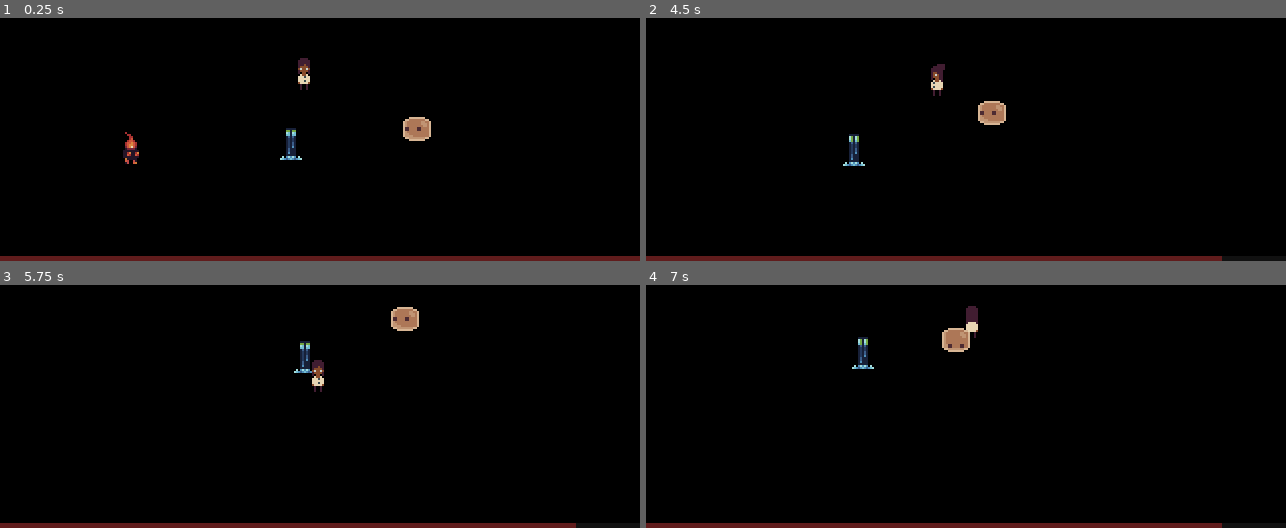
Above: before the commit, frames 1-4 (two rows, left to right).
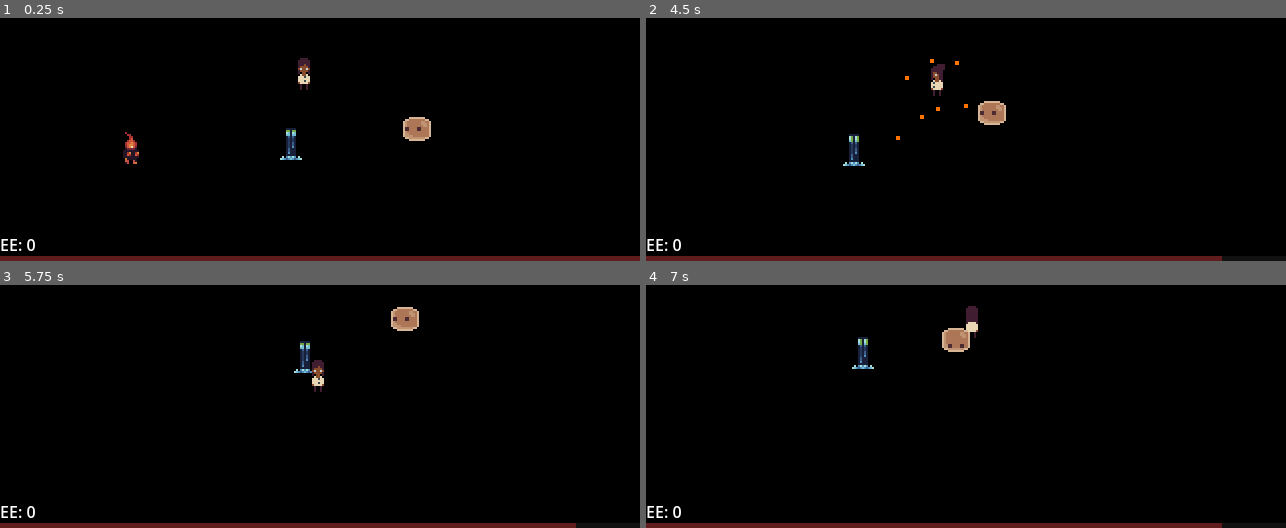
Above: after the commit, the same moments.

Repository: Ieida/godot-tooling-jam-n3
Game: Godot game, scene res://levels/prototype/prototype.tscn
The game is run twice, just before and just after one commit, with the same random seed, the same clock (stepped at 60 frames per second) and the same inputs.
Inputs:
- Up to frame 1 (0.25 s): no input
- Up to frame 2 (4.5 s): hold D (move_right) 0.53-1.28 s; hold S (move_down) 1.28-2.03 s; hold D (move_right) 2.03-2.78 s; hold W (move_up) 2.78-3.53 s; hold A (move_left) from 3.53 s (still down)
- Up to frame 3 (5.75 s): release A (move_left) at 5.03 s; hold S (move_down) from 5.03 s (still down)
- Up to frame 4 (7 s): release S (move_down) at 5.78 s; hold D (move_right) 5.78-6.53 s; hold W (move_up) from 6.53 s (still down)

The runs differ from the first frame. In frame 1, 0.1% of the frame differs, in the area x 0-6%, y 90-96%; in frame 2, 0.2%, in the area x 0-51%, y 16-96%; in frame 3, 0.1%; in frame 4, 0.1%.

Commit message:
added essence

Diff:
--- a/elements/element.gd
+++ b/elements/element.gd
@@ -1 +1,5 @@
 class_name Element extends Resource
+
+
+func name() -> StringName:
+	return get_script().get_global_name()
--- a/elements/fire.tres
+++ /dev/null
@@ -1,6 +0,0 @@
-[gd_resource type="Resource" load_steps=2 format=3 uid="uid://d05o18hgx0p7w"]
-
-[ext_resource type="Script" path="res://elements/fire.gd" id="1_o4xsn"]
-
-[resource]
-script = ExtResource("1_o4xsn")
--- /dev/null
+++ b/nodes/elemental_essence/elemental_essence.gd
@@ -0,0 +1,12 @@
+class_name ElementalEssence extends Area2D
+
+
+@export var element: Element
+var velocity: Vector2
+var damping: float
+
+
+func _physics_process(delta):
+	var d = (velocity * damping * delta).limit_length(velocity.length())
+	velocity -= d
+	global_position += velocity * delta
--- /dev/null
+++ b/nodes/elemental_essence/elemental_essence.tscn
@@ -0,0 +1,21 @@
+[gd_scene load_steps=5 format=3 uid="uid://bitr8q1nfyxys"]
+
+[ext_resource type="Script" path="res://nodes/elemental_essence/elemental_essence.gd" id="1_gkjgv"]
+[ext_resource type="Script" path="res://elements/fire.gd" id="2_il8r5"]
+
+[sub_resource type="Resource" id="Resource_1ovfk"]
+script = ExtResource("2_il8r5")
+
+[sub_resource type="CircleShape2D" id="CircleShape2D_bj06v"]
+radius = 1.0
+
+[node name="ElementalEssence" type="Area2D"]
+z_index = -2
+collision_layer = 8
+collision_mask = 0
+monitoring = false
+script = ExtResource("1_gkjgv")
+element = SubResource("Resource_1ovfk")
+
+[node name="CollisionShape2D" type="CollisionShape2D" parent="."]
+shape = SubResource("CircleShape2D_bj06v")
--- /dev/null
+++ b/nodes/elemental_essence/fire/fire.gd
@@ -0,0 +1 @@
+class_name ElementalEssenceFire extends ElementalEssence
--- /dev/null
+++ b/nodes/elemental_essence/fire/fire.tscn
@@ -0,0 +1,14 @@
+[gd_scene load_steps=4 format=3 uid="uid://cgaa40g5drxj0"]
+
+[ext_resource type="PackedScene" uid="uid://bitr8q1nfyxys" path="res://nodes/elemental_essence/elemental_essence.tscn" id="1_r4uud"]
+[ext_resource type="Script" path="res://nodes/elemental_essence/fire/fire.gd" id="2_e876r"]
+
+[sub_resource type="QuadMesh" id="QuadMesh_nw3xi"]
+size = Vector2(2, 2)
+
+[node name="Fire" instance=ExtResource("1_r4uud")]
+script = ExtResource("2_e876r")
+
+[node name="Model" type="MeshInstance2D" parent="." index="1"]
+modulate = Color(1, 0.45, 0, 1)
+mesh = SubResource("QuadMesh_nw3xi")
--- /dev/null
+++ b/nodes/elemental_essence_attractor/elemental_essence_attractor.gd
@@ -0,0 +1,32 @@
+class_name ElementalEssenceAttractor extends Area2D
+
+
+signal collected
+
+
+@export var force: float = 64.0
+var all_essence: Dictionary
+
+
+func _physics_process(delta):
+	for a in get_overlapping_areas():
+		if a is ElementalEssence:
+			attract(a, delta)
+
+
+func attract(essence: ElementalEssence, delta: float):
+	var d = essence.global_position.direction_to(global_position)
+	var v = (d + d.orthogonal()) * force * delta
+	essence.global_position += v
+
+	if global_position.distance_to(essence.global_position) <= 4.0:
+		collect(essence)
+
+
+func collect(essence: ElementalEssence):
+	var n = essence.element.name()
+	if not all_essence.has(n):
+		all_essence[n] = 0
+	all_essence[n] += 1
+	essence.queue_free()
+	collected.emit()
--- /dev/null
+++ b/nodes/elemental_essence_attractor/elemental_essence_attractor.tscn
@@ -0,0 +1,15 @@
+[gd_scene load_steps=3 format=3 uid="uid://utmw610ve3pj"]
+
+[ext_resource type="Script" path="res://nodes/elemental_essence_attractor/elemental_essence_attractor.gd" id="1_c4yqx"]
+
+[sub_resource type="CircleShape2D" id="CircleShape2D_g2x2x"]
+radius = 32.0
+
+[node name="ElementalEssenceAttractor" type="Area2D"]
+collision_layer = 0
+collision_mask = 8
+monitorable = false
+script = ExtResource("1_c4yqx")
+
+[node name="CollisionShape2D" type="CollisionShape2D" parent="."]
+shape = SubResource("CircleShape2D_g2x2x")
--- /dev/null
+++ b/nodes/elemental_essence_spawner/elemental_essence_spawner.gd
@@ -0,0 +1,25 @@
+class_name ElementalEssenceSpawner extends Node2D
+
+
+@export var essence_scene: PackedScene
+@export var amount: int
+@export var initial_velocity_min: float
+@export var initial_velocity_max: float
+@export var damping: float
+
+
+func get_new_essence() -> ElementalEssence:
+	var e = essence_scene.instantiate() as ElementalEssence
+	get_tree().current_scene.add_child(e)
+	e.global_position = global_position
+	return e
+
+
+func spawn():
+	var a = 360.0 / float(amount)
+	for i in amount:
+		var d = Vector2.RIGHT.rotated(deg_to_rad(a * float(i)))
+		var vl = randf_range(initial_velocity_min, initial_velocity_max)
+		var e = get_new_essence()
+		e.velocity = d * vl
+		e.damping = damping
--- /dev/null
+++ b/nodes/elemental_essence_spawner/elemental_essence_spawner.tscn
@@ -0,0 +1,6 @@
+[gd_scene load_steps=2 format=3 uid="uid://bxuei80wkaj8r"]
+
+[ext_resource type="Script" path="res://nodes/elemental_essence_spawner/elemental_essence_spawner.gd" id="1_sod30"]
+
+[node name="ElementalEssenceSpawner" type="Node2D"]
+script = ExtResource("1_sod30")
--- a/nodes/enemies/enemy.gd
+++ b/nodes/enemies/enemy.gd
@@ -8,8 +8,16 @@
 var is_alive: bool = true
 
 
+func _enter_tree():
+	pass
+
+
 func _physics_process(_delta):
 	if is_alive and player: chase()
+
+
+func _ready():
+	pass
 
 
 func chase():
--- a/nodes/enemies/fire_special/fire_special.tscn
+++ b/nodes/enemies/fire_special/fire_special.tscn
@@ -1,11 +1,16 @@
-[gd_scene load_steps=11 format=3 uid="uid://d0bkuyvk681as"]
+[gd_scene load_steps=13 format=3 uid="uid://d0bkuyvk681as"]
 
 [ext_resource type="Texture2D" uid="uid://dr4bqktbnovpk" path="res://assets/textures/characters/special_enemy_fire_spritesheet.png" id="2_u1ap0"]
 [ext_resource type="Script" path="res://nodes/enemies/fire_special/fire_special.gd" id="2_vg0q8"]
+[ext_resource type="PackedScene" uid="uid://bxuei80wkaj8r" path="res://nodes/elemental_essence_spawner/elemental_essence_spawner.tscn" id="4_jie6m"]
 [ext_resource type="PackedScene" uid="uid://xa40ncd5e0sh" path="res://nodes/enemy_attacks/explode/explode.tscn" id="4_lc4yd"]
+[ext_resource type="PackedScene" uid="uid://cgaa40g5drxj0" path="res://nodes/elemental_essence/fire/fire.tscn" id="5_4kaak"]
 
 [sub_resource type="CircleShape2D" id="CircleShape2D_75w5v"]
 radius = 8.0
+
+[sub_resource type="CircleShape2D" id="CircleShape2D_yxf5h"]
+radius = 32.0
 
 [sub_resource type="AtlasTexture" id="AtlasTexture_5h1pi"]
 atlas = ExtResource("2_u1ap0")
@@ -66,9 +71,6 @@
 "speed": 1.0
 }]
 
-[sub_resource type="CircleShape2D" id="CircleShape2D_yxf5h"]
-radius = 32.0
-
 [node name="FireSpecial" type="CharacterBody2D" node_paths=PackedStringArray("animated_sprite")]
 collision_layer = 4
 script = ExtResource("2_vg0q8")
@@ -78,11 +80,6 @@
 [node name="CollisionShape2D" type="CollisionShape2D" parent="."]
 shape = SubResource("CircleShape2D_75w5v")
 
-[node name="AnimatedSprite2D" type="AnimatedSprite2D" parent="."]
-texture_filter = 1
-sprite_frames = SubResource("SpriteFrames_877dk")
-animation = &"face_down"
-
 [node name="ExplosionHurtbox" type="Area2D" parent="."]
 collision_layer = 0
 collision_mask = 2
@@ -91,6 +88,19 @@
 [node name="CollisionShape2D" type="CollisionShape2D" parent="ExplosionHurtbox"]
 shape = SubResource("CircleShape2D_yxf5h")
 
-[node name="Explode" parent="." node_paths=PackedStringArray("area", "enemy") instance=ExtResource("4_lc4yd")]
+[node name="Explode" parent="." node_paths=PackedStringArray("area", "essence_spawner", "enemy") instance=ExtResource("4_lc4yd")]
 area = NodePath("../ExplosionHurtbox")
+essence_spawner = NodePath("../ElementalEssenceSpawner")
 enemy = NodePath("..")
+
+[node name="AnimatedSprite2D" type="AnimatedSprite2D" parent="."]
+texture_filter = 1
+sprite_frames = SubResource("SpriteFrames_877dk")
+animation = &"face_down"
+
+[node name="ElementalEssenceSpawner" parent="." instance=ExtResource("4_jie6m")]
+essence_scene = ExtResource("5_4kaak")
+amount = 8
+initial_velocity_min = 256.0
+initial_velocity_max = 512.0
+damping = 12.0
--- a/nodes/enemy_attacks/attack.gd
+++ b/nodes/enemy_attacks/attack.gd
@@ -11,6 +11,10 @@
 	if not is_attacking and is_in_range(): attack()
 
 
+func _ready():
+	pass
+
+
 func attack():
 	is_attacking = true
 
--- a/nodes/enemy_attacks/explode/explode.gd
+++ b/nodes/enemy_attacks/explode/explode.gd
@@ -1,26 +1,32 @@
 class_name EnemyAttackExplode extends EnemyAttack
 
 
+signal exploded
+
+
 @export var area: Area2D
-@onready var hint: MeshInstance2D = $Hint
+@export var essence_spawner: ElementalEssenceSpawner
 
 
 func _on_anim_finished():
-	enemy.queue_free()
+	#enemy.queue_free()
+	pass
 
 
 func _ready():
-	hint.hide()
-	hint.reparent.call_deferred(enemy, false)
+	super()
 
 
 func attack():
 	super()
-	hint.show()
 	enemy.is_alive = false
 	enemy.animated_sprite.play(&"explode")
 	enemy.animated_sprite.animation_finished.connect(_on_anim_finished, CONNECT_ONE_SHOT)
+	essence_spawner.spawn()
 	deal_damage()
+	exploded.emit()
+	await get_tree().create_timer(5.0).timeout
+	enemy.queue_free()
 
 
 func deal_damage():
--- a/nodes/enemy_attacks/explode/explode.tscn
+++ b/nodes/enemy_attacks/explode/explode.tscn
@@ -10,5 +10,6 @@
 script = ExtResource("1_parc6")
 
 [node name="Hint" type="MeshInstance2D" parent="."]
-modulate = Color(1, 0, 0, 0.333333)
+visible = false
+modulate = Color(1, 0, 0, 0.247059)
 mesh = SubResource("SphereMesh_h1jiw")
--- a/nodes/player/player.tscn
+++ b/nodes/player/player.tscn
@@ -1,8 +1,9 @@
-[gd_scene load_steps=12 format=3 uid="uid://dtwckqogqana6"]
+[gd_scene load_steps=13 format=3 uid="uid://dtwckqogqana6"]
 
 [ext_resource type="Script" path="res://nodes/player/player.gd" id="1_gbjkj"]
 [ext_resource type="Texture2D" uid="uid://b22lpakhj32c3" path="res://assets/textures/characters/player1_spritesheet.png" id="2_hr4kq"]
 [ext_resource type="PackedScene" uid="uid://fn3iabr7mn1s" path="res://nodes/hitbox/hitbox.tscn" id="2_lifhj"]
+[ext_resource type="PackedScene" uid="uid://utmw610ve3pj" path="res://nodes/elemental_essence_attractor/elemental_essence_attractor.tscn" id="4_wkakx"]
 
 [sub_resource type="CircleShape2D" id="CircleShape2D_n4lty"]
 radius = 8.0
@@ -82,6 +83,8 @@
 sprite_frames = SubResource("SpriteFrames_8cceb")
 animation = &"face_down"
 
+[node name="ElementalEssenceAttractor" parent="." instance=ExtResource("4_wkakx")]
+
 [node name="UI" type="CanvasLayer" parent="."]
 
 [node name="HealthBar" type="ProgressBar" parent="UI"]
@@ -97,3 +100,13 @@
 theme_override_styles/fill = SubResource("StyleBoxFlat_3r6xw")
 value = 50.0
 show_percentage = false
+
+[node name="Label" type="Label" parent="UI"]
+anchors_preset = 2
+anchor_top = 1.0
+anchor_bottom = 1.0
+offset_top = -28.0
+offset_right = 40.0
+offset_bottom = -5.0
+grow_vertical = 0
+text = "EE: 0"
--- a/project.godot
+++ b/project.godot
@@ -45,6 +45,13 @@
 ]
 }
 
+[layer_names]
+
+2d_physics/layer_1="Obstacles"
+2d_physics/layer_2="Hitboxes"
+2d_physics/layer_3="Controllers"
+2d_physics/layer_4="Drops"
+
 [rendering]
 
 renderer/rendering_method="gl_compatibility"
Not shown, added: assets/textures/characters/special_enemy_earth_spritesheet.png.import
